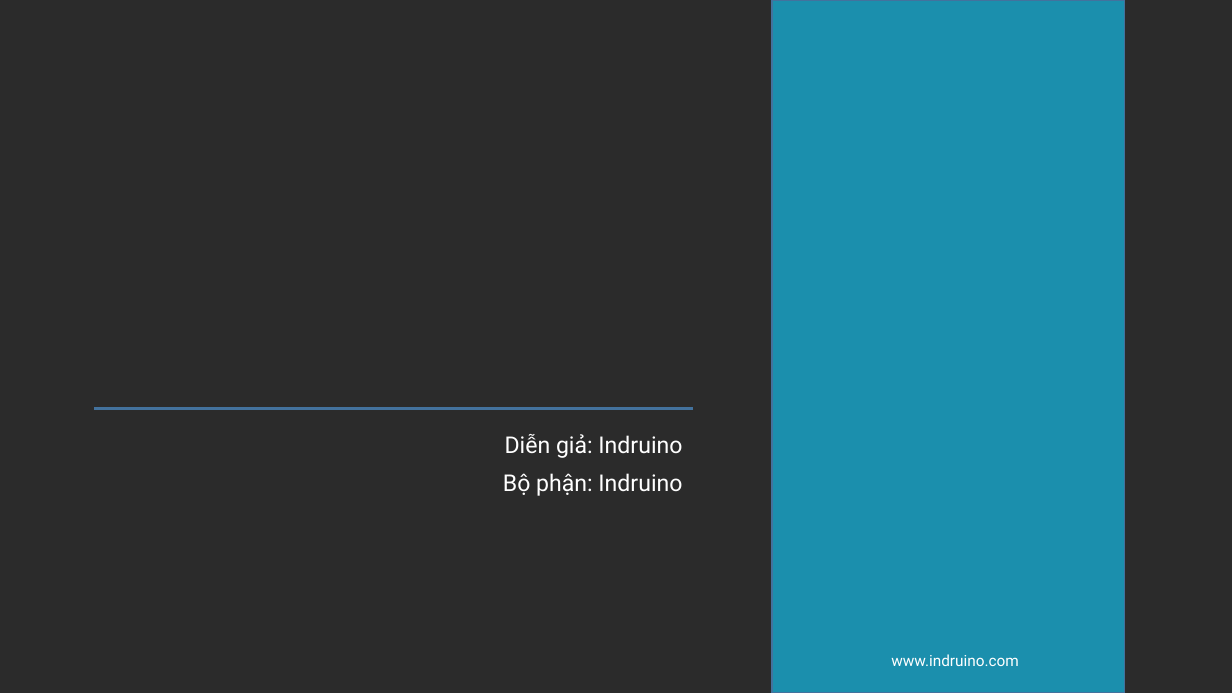
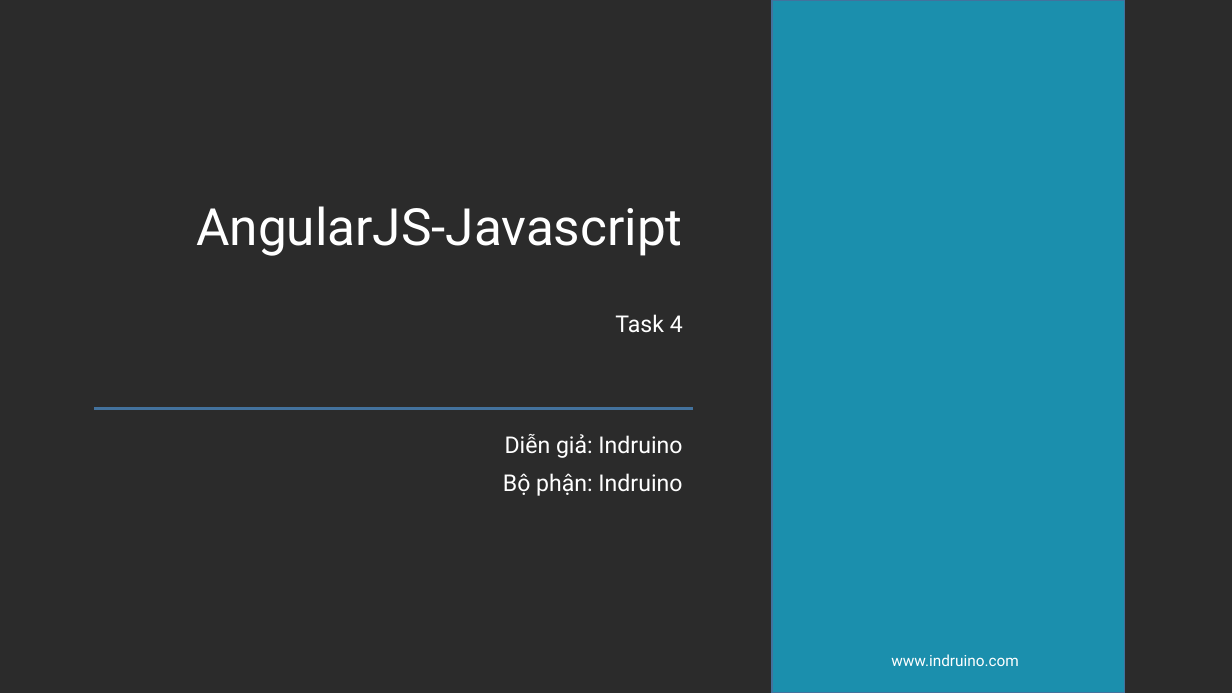
Before and after one commit to daotuyen9244/Indruino-Iot-Project, a slide deck: slide 2 of FW/Minh/Task4/Task4 - Minh.pptx. Drawn at 1232x693 pixels with LibreOffice and Linux fonts; fonts in the diff are those of the drawing; background and template pictures are left out; a plain dark background stands for a picture behind light text. Boxes give left, top, right and bottom in pixels: in the first picture for what was removed or moved away, otherwise in the second. Text is boxed around its words. In the diff, an @@ line names an element or a change of style, - is before the commit and + after.

```diff
--- a/FW/Minh/Task4/Task4 - Minh.pptx
+++ b/FW/Minh/Task4/Task4 - Minh.pptx
@@ title added at (196,206,682,256), 40 pt, text #FFFFFF @@
+AngularJS-Javascript
@@ subtitle added at (615,314,683,332), 18 pt, text #FFFFFF @@
+Task 4
```
Also in this commit, not shown: 4 other slides changed, 5 slides added, 2 slides removed, 1 other file.
